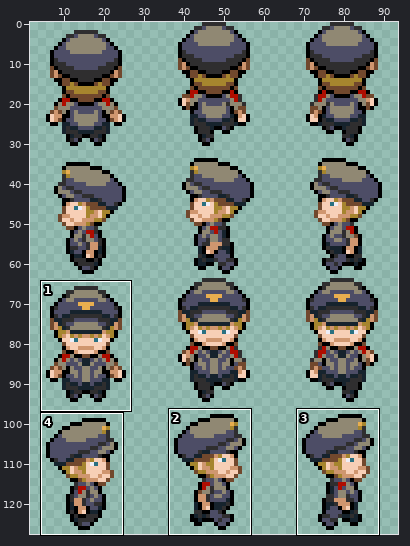
One commit to this sprite sheet: P3D/Content/Textures/NPC/95.png. Above: a wide view before the commit, with the close-up outlined.
Close-up. Earlier state:
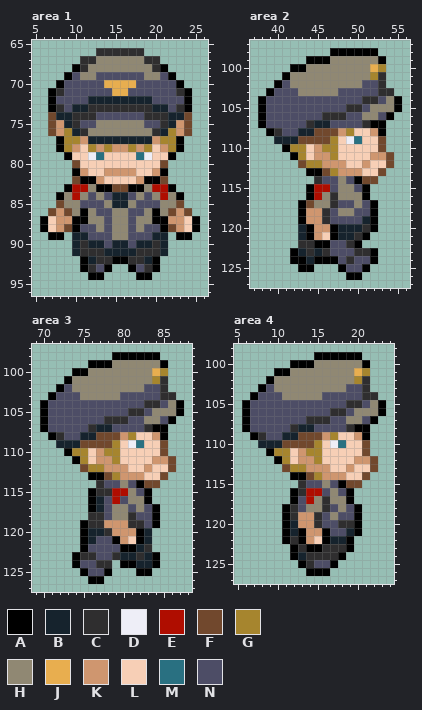
The file is 96x128 pixels. Colours within 5 levels of each other are drawn and written as one. Shown: area 1: x 5..26, y 65..96; area 2: x 37..56, y 97..127; area 3: x 69..88, y 97..127; area 4: x 5..24, y 98..127. The wide view leaves out empty margins. The commit also changed other parts of the picture, which this record leaves out.
Palette (. is transparent): A #000000  B #16232d  C #2f2e2f  D #eeeef7  E #af0d00  F #71482d  G #a6852e  H #908873  J #e8ae4f  K #cf966f  L #f7cfb6  M #297081  N #4d4d66
Pixels before, area 1, first column x 6:
66 .......CCCCCC.......
67 .....CCHHHHHHCC.....
68 ....ACHHHHHHHHCA....
69 ...ANHHNNNNNNHHNA...
70 ..ANNNNNJJJJNNNNNA..
71 .ACNNNNNNJJNNNNNNCA.
72 .ANNNNBBBBBBBBNNNNA.
73 .ACNBBCCCCCCCCBBNCA.
74 .FBBCCCNNNNNNCCCBBF.
75 .FKBCNNHHHHHHNNCBKF.
76 .FKGBCHHHHHHHHCBGKF.
77 ..AGGKBBBBBBBBKGGA..
78 ..AGKLGKGKKGKGLKGA..
79 ...ALLDMLLLLMDLLA...
80 ....FLLLLLLLLLLF....
81 ....AKLLKKKKLLKA....
82 ....FAAKLLLLKAAF....
83 ...AEEHAAFFAAHEEA...
84 ..AHEHNHNBBNHNHEHA..
85 ..FHHNNNHBBHNNNHHF..
86 .FKFHAHNNHHNNHAHFKF.
87 ALKKAAHHNHHNHHAAKKLA
88 ALKFANNHNHHNHNNAFKLA
89 .AA.BBNNNHHNNNBB.AA.
90 ....BCBBNBBNBBCB....
91 ....BCCCBBBBCCCB....
92 .....ABCCAACCBA.....
93 .....ACNA..ANCA.....
94 ......AA....AA......
Pixels before, area 2, first column x 38:
 98 .........AAAAAA...
 99 ......AAAHHHHHHA..
100 ....AAHHHHHHHHJG..
101 ...AHHHHHHHHHHGC..
102 ..ANHHHHHHHHHNNC..
103 .ANNNHHHHHNNNNNCC.
104 ANNNNNNNNNNNNCCNHA
105 ANNNNNNNNNNCCNHHHA
106 ANNNNNNNCCCNNHHNA.
107 ANNNNNCBBNNNNCAA..
108 .ACNNBBFFFKGLLKA..
109 ..BBBFFFFGLDMLLF..
110 ...AGGLKGGLLLLLF..
111 ....AGLKKGLLLLKKF.
112 .....FGGKKKLLKLLF.
113 ......AAFGKKKLLF..
114 .......CNNHNAFF...
115 ......AEENHHNA....
116 ......AEHCHHHA....
117 .....AFHHCNNHNA...
118 .....AKKCNHHNNA...
119 .....AKKCNNNNBA...
120 .....BAKKABBBCA...
121 .....BAKLABBCA....
122 .....CCAANNCA.....
123 ....ABCBCNNNCCA...
124 ....AABAAANCNNA...
125 .....AA...ANNA....
126 ...........AA.....
Pixels before, area 3, first column x 70:
 98 .........AAAAAA...
 99 ......AAAHHHHHHA..
100 ....AAHHHHHHHHJG..
101 ...AHHHHHHHHHHGC..
102 ..ANHHHHHHHHHNNC..
103 .ANNNHHHHHNNNNNCC.
104 ANNNNNNNNNNNNCCNHA
105 ANNNNNNNNNNCCNHHHA
106 ANNNNNNNCCCNNHHNA.
107 ANNNNNCBBNNNNCAA..
108 .ACNNBBFFFKGLLKA..
109 ..BBBFFFFGLDMLLF..
110 ...AGGLKGGLLLLLF..
111 ....AGLKKGLLLLKKF.
112 .....FGGKKKLLKLLF.
113 ......AAFGKKKLLF..
114 .......CNNHNAFF...
115 ......ACCEEHNA....
116 ......ABNENHHA....
117 ......ABNHHNHNA...
118 ......CCNHHCNNA...
119 .....ACCKKKCCNA...
120 .....ABBCKKKAB....
121 .....ABNNAKLAB....
122 .....ANNNNAABC....
123 ....ACCNNCBBCBA...
124 ....ANNCC.AABBA...
125 .....ANNA...AA....
126 ......AA..........
Pixels before, area 4, first column x 6:
 99 .........AAAAAA...
100 ......AAAHHHHHHA..
101 ....AAHHHHHHHHJG..
102 ...AHHHHHHHHHHGC..
103 ..ANHHHHHHHHHNNC..
104 .ANNNHHHHHNNNNNCC.
105 ANNNNNNNNNNNNCCNHA
106 ANNNNNNNNNNCCNHHHA
107 ANNNNNNNCCCNNHHNA.
108 ANNNNNCBBNNNNCAA..
109 .ACNNBBFFFKGLLKA..
110 ..BBBFFFFGLDMLLF..
111 ...AGGLKGGLLLLLF..
112 ....AGLKKGLLLLKKF.
113 .....FGGKKKLLKLLF.
114 ......AAFGKKKLLF..
115 .......CNNHNAFF...
116 ......ACEENHNA....
117 ......ANEHCHHA....
118 .....ACNHHCNHNA...
119 .....ACKKCNHNNA...
120 .....ABKKCNNCCA...
121 .....ABAKKANNBA...
122 .....ACAKLABBA....
123 ......ACAACCCA....
124 ......ABCCCCA.....
125 .......ACNNA......
126 ........AAA.......
Once edited:
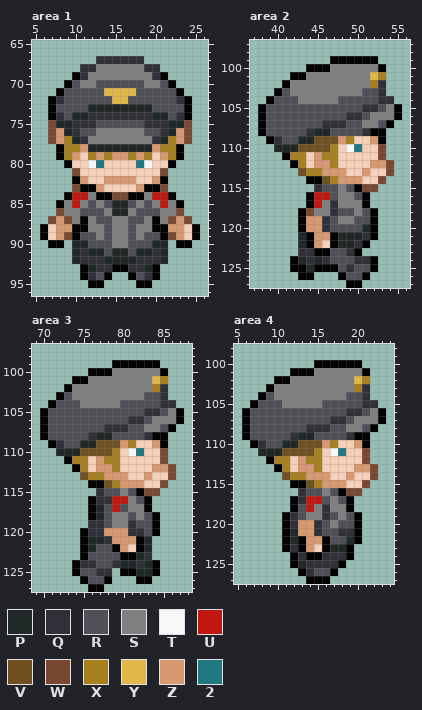
Colours new in this view: P #202828  Q #303038  R #505058  S #808080  T #f8f8f8  U #c01810  V #705020  W #784830  X #a88020  Y #e0b848  Z #d89870  2 #207880
What changed:
Changed rows in their new state; - is an unchanged pixel.
Area 1:
first column x 6:
66 -------......-------
67 -----..QQQQQQ..-----
68 ----.QQSSSSSSQQ.----
69 ---.AQSSSSSSSSQA.---
70 --.ARSSRRRRRRSSRA.--
71 -.ARRRRRYYYYRRRRRA.-
72 --QRRRRRRYYRRRRRRQ--
73 --RRRRPPPPPPPPRRRR--
74 -AQRPPQQQQQQQQPPRQA-
75 -WPPQQQRRRRRRQQQPPW-
76 -WZPQRRSSSSSSRRQPZW-
77 -WZXPQSSSSSSSSQPXZW-
78 ---XXZPPPPPPPPZXX---
79 --AXZ-XZXZZXZX-ZXA--
80 ---AL-T2----2T-LA---
81 ----WL--LLLL--LW----
82 ----AZLLZZZZLLZA----
83 ---.WAAZLLLLZAAW.---
84 --.AUUSAAWWAASUUA.--
85 --ASUSRSRPPRSRSUSA--
86 -.WSSRRRSPPSRRRSSW.-
87 .WZWS-SRRSSRRS-SWZW.
88 --ZZ-ASSRSSRSSA-ZZ--
89 ALZWARRSRSSRSRRAWZLA
90 -AA-PPRRRSSRRRPP-AA-
91 ----PQPPRPPRPPQP----
92 ----PQQQPPPPQQQP----
93 ------PQQAAQQP------
94 -----AQRA--ARQA-----
95 ------AA----AA------
Area 2:
first column x 38:
 98 ---------......---
 99 ------...AAAAAA.--
100 ----..AAASSSSSSA--
101 ---.AASSSSSSSSYX--
102 --.ASSSSSSSSSSXQ--
103 -.ARSSSSSSSSSRRQ.-
104 .ARRRSSSSSRRRRRQQ.
105 -RRRRRRRRRRRRQQRS-
106 -RRRRRRRRRRQQRSSSA
107 -RRRRRRRQQQRRSSRA-
108 ARRRRRQPPRRRRQA---
109 -AQRRPPVVVZXL-ZA--
110 --PPPVVVVX-T2--W--
111 ---AXX-ZXX----LW.-
112 ----AXLZZXL--LZZW-
113 -----VXXZZZLLZ-LW-
114 ------AAVXZZZLLW--
115 ------.QRRSRAWW---
116 -------UURSSR-----
117 -----.AUSQSSSA.---
118 ------WSSQRRSR----
119 ------ZZQRSSRR----
120 -----AZZQRRRRP----
121 -----P-ZZ-PPPQA---
122 -----PAZLAPPQA----
123 ----.QQAARRQA..---
124 -----PQPQRRRQQ----
125 ----A-PAAARQRRA---
126 -----AA---ARRA----
127 -----------AA-----
Area 3:
first column x 70:
 98 ---------......---
 99 ------...AAAAAA.--
100 ----..AAASSSSSSA--
101 ---.AASSSSSSSSYX--
102 --.ASSSSSSSSSSXQ--
103 -.ARSSSSSSSSSRRQ.-
104 .ARRRSSSSSRRRRRQQ.
105 -RRRRRRRRRRRRQQRS-
106 -RRRRRRRRRRQQRSSSA
107 -RRRRRRRQQQRRSSRA-
108 ARRRRRQPPRRRRQA---
109 -AQRRPPVVVZXL-ZA--
110 --PPPVVVVX-T2--W--
111 ---AXX-ZXX----LW.-
112 ----AXLZZXL--LZZW-
113 -----VXXZZZLLZ-LW-
114 ------AAVXZZZLLW--
115 ------.QRRSRAWW---
116 -------QQUUSR-----
117 -------PRURSSA.---
118 ------APRSSRSR----
119 -----.QQRSSQRR----
120 ------QQZZZQQRA---
121 ------PPQZZZ-P----
122 ------PRRAZLAP----
123 ----.ARRRRAAPQ.---
124 -----QQRRQPPQP----
125 ----ARRQQ-AAPPA---
126 -----ARRA---AA----
127 ------AA----------
Area 4:
first column x 6:
 99 ---------......---
100 ------...AAAAAA.--
101 ----..AAASSSSSSA--
102 ---.AASSSSSSSSYX--
103 --.ASSSSSSSSSSXQ--
104 -.ARSSSSSSSSSRRQ.-
105 .ARRRSSSSSRRRRRQQ.
106 -RRRRRRRRRRRRQQRS-
107 -RRRRRRRRRRQQRSSSA
108 -RRRRRRRQQQRRSSRA-
109 ARRRRRQPPRRRRQA---
110 -AQRRPPVVVZXL-ZA--
111 --PPPVVVVX-T2--W--
112 ---AXX-ZXX----LW.-
113 ----AXLZZXL--LZZW-
114 -----VXXZZZLLZ-LW-
115 ------AAVXZZZLLW--
116 ------.QRRSRAWW---
117 -------QUURSR-----
118 -----.ARUSQSSA.---
119 ------QRSSQRSR----
120 ------QZZQRSRR----
121 ------PZZQRRQQ----
122 ------P-ZZ-RRPA---
123 -----AQAZLAPP-----
124 -------QAAQQQA----
125 ------APQQQQA-----
126 -------AQRRA------
127 --------AAA-------
Changed places in both close-ups, as pixel boxes (x1, y1, x2, y2):
changed: (40, 48, 200, 288)
changed: (258, 48, 402, 288)
changed: (40, 352, 184, 592)
changed: (242, 352, 386, 584)
